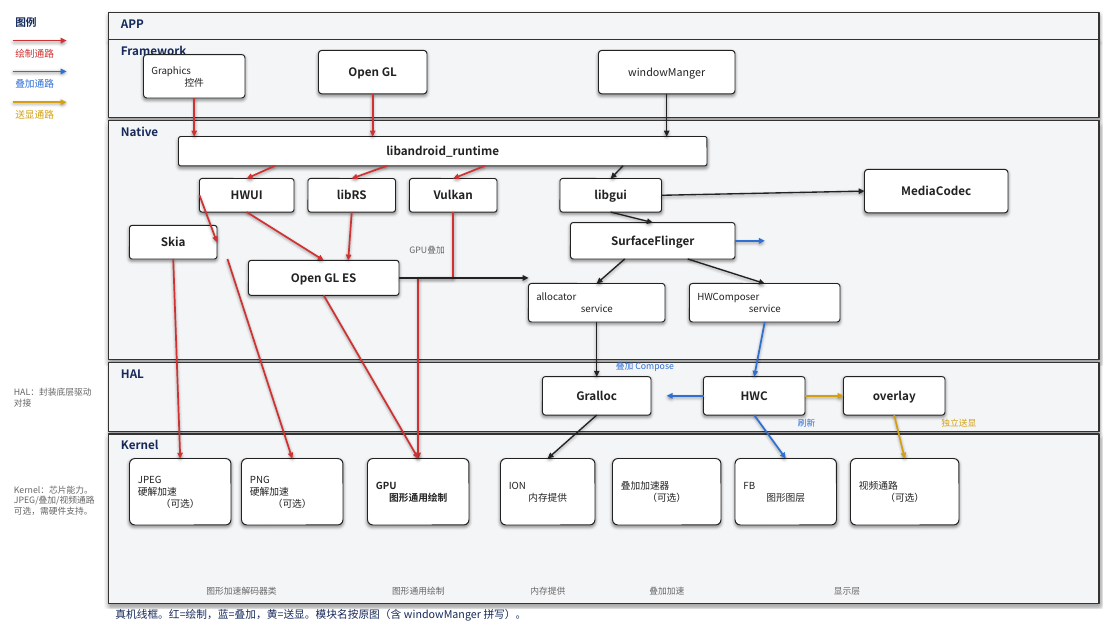
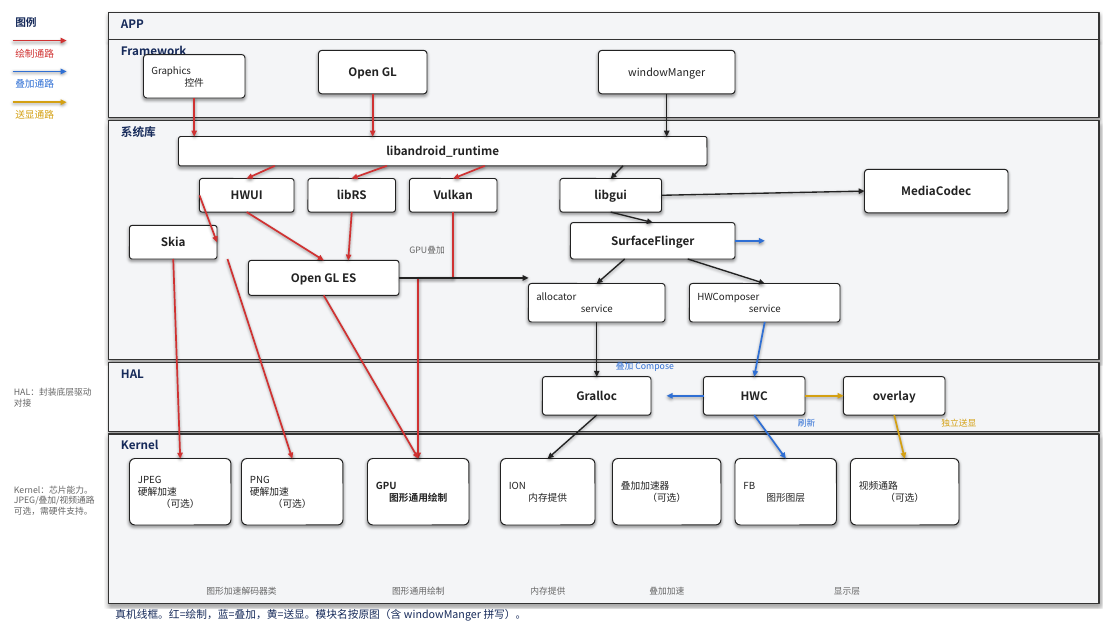
Before and after one commit to LOLHenry/CubeSandbox, a slide deck: slide 2 of docs/assets/android-graphics-stack-wireframe.pptx. Drawn at 1120x630 pixels with LibreOffice and Linux fonts; fonts in the diff are those of the drawing. Boxes give left, top, right and bottom in pixels: in the first picture for what was removed or moved away, otherwise in the second. Text is boxed around its words. In the diff, an @@ line names an element or a change of style, - is before the commit and + after.

```diff
--- a/docs/assets/android-graphics-stack-wireframe.pptx
+++ b/docs/assets/android-graphics-stack-wireframe.pptx
@@ text at <box>121,126,156,137</box>: text changed @@
-Native
+系统库
```
Also in this commit, not shown: 3 other slides changed, 3 other files.
